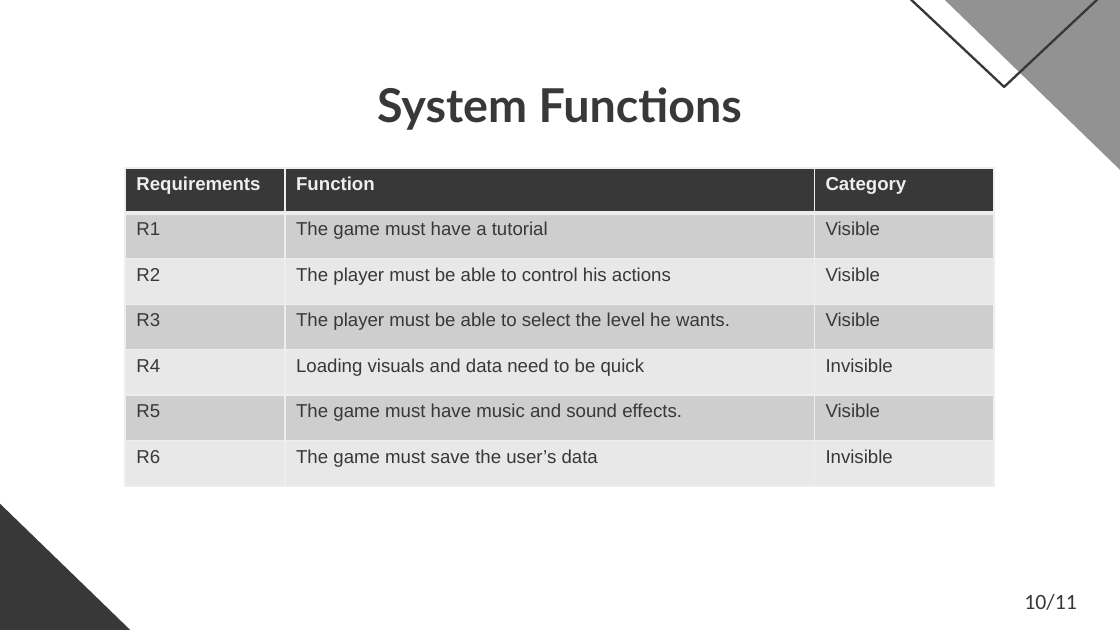
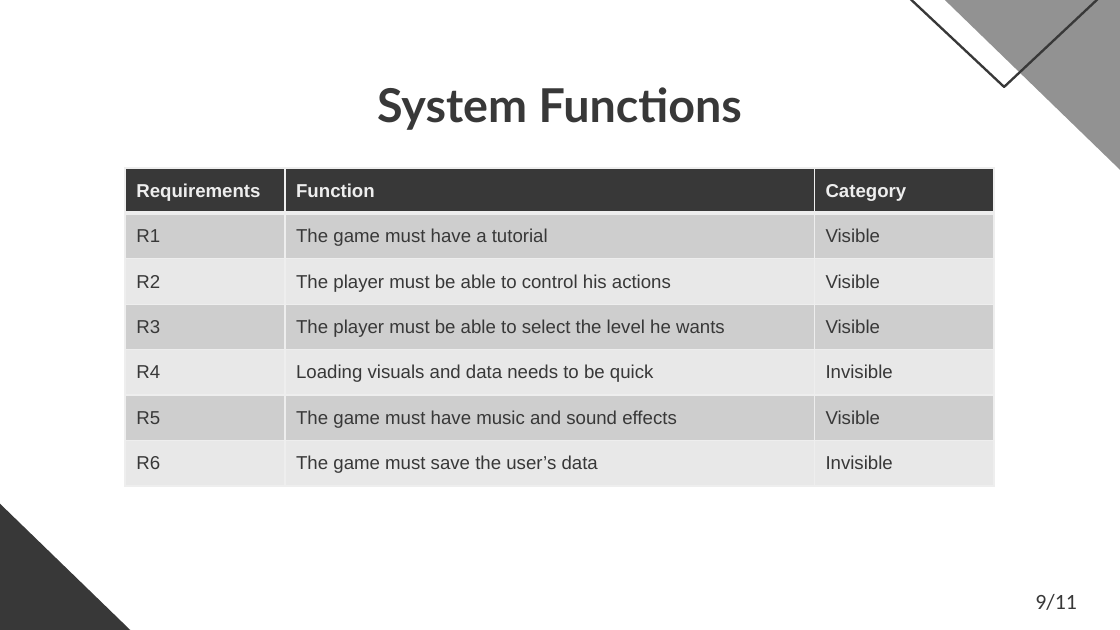
Before and after one commit to FariaXD/UnityMobileGame-FinalProject, a slide deck: slide 9 of ReportsAndOthers/Presentations/Presentation.pptx. Drawn at 1120x630 pixels with LibreOffice and Linux fonts; fonts in the diff are those of the drawing. Boxes give left, top, right and bottom in pixels: in the first picture for what was removed or moved away, otherwise in the second. Text is boxed around its words. In the diff, an @@ line names an element or a change of style, - is before the commit and + after.

Commit message:
Presentation Updated

```diff
--- a/ReportsAndOthers/Presentations/Presentation.pptx
+++ b/ReportsAndOthers/Presentations/Presentation.pptx
@@ table at <box>125,168,995,486</box> @@
-row 4, column 2: The player must be able to select the level he wants.
+row 4, column 2: The player must be able to select the level he wants
-row 5, column 2: Loading visuals and data need to be quick
+row 5, column 2: Loading visuals and data needs to be quick
-row 6, column 2: The game must have music and sound effects.
+row 6, column 2: The game must have music and sound effects
@@ text at <box>1035,594,1077,610</box>: text changed @@
-10/11
+9/11
```
Also in this commit, not shown: 2 other slides changed.
